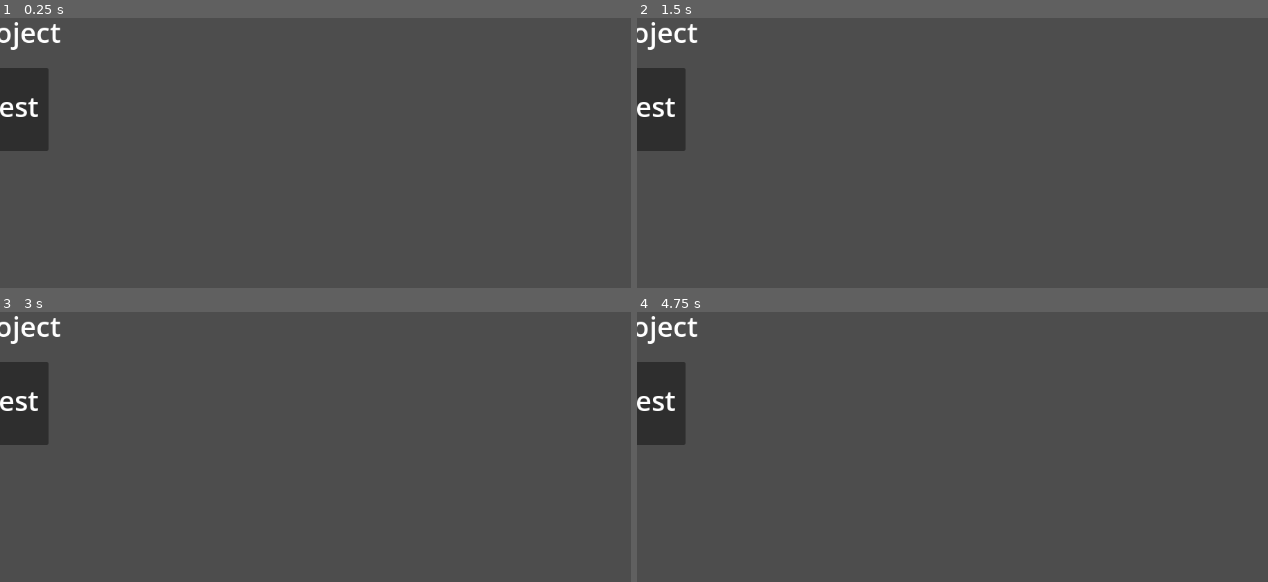
Above: before the commit, frames 1-4 (two rows, left to right).
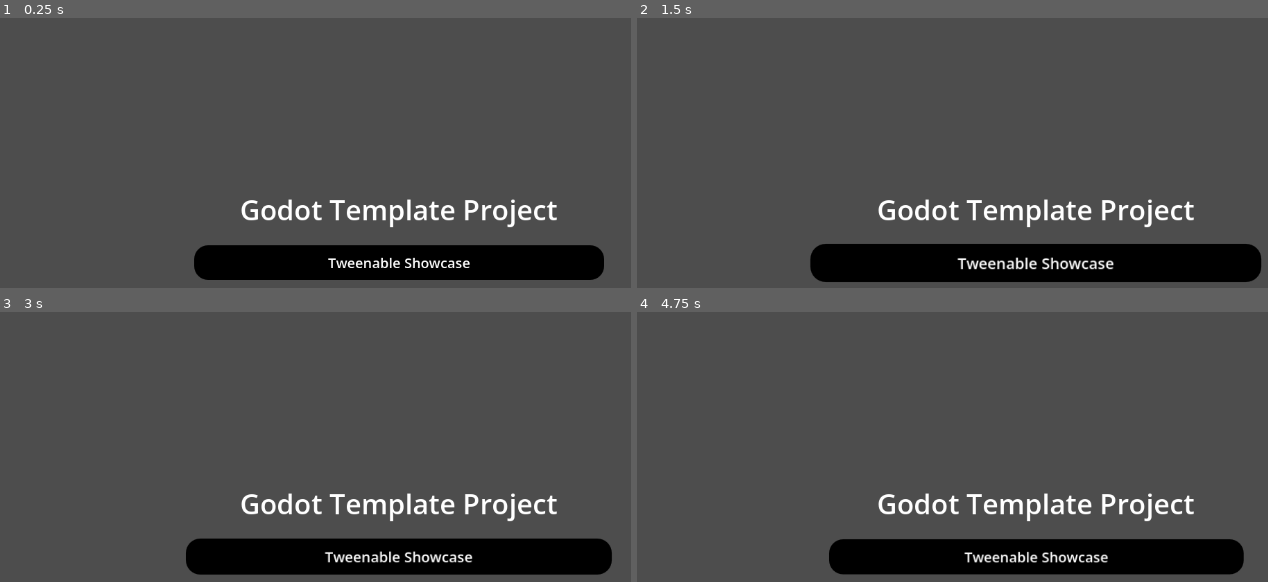
Above: after the commit, the same moments.

Repository: PixelSaver/godot-template
Game: Godot game, scene res://scenes/main.tscn
The game is run twice, just before and just after one commit, with the same random seed, the same clock (stepped at 60 frames per second) and the same inputs.
Inputs (mouse positions are in pixels of both pictures, inside the frame that each line leads up to):
- Up to frame 1 (0.25 s): no input
- Up to frame 2 (1.5 s): click (649, 109) at 0.5 s, where only the run before the commit has a clickable "Test"; click (1034, 263) at 1.25 s, where only the run after the commit has a clickable "[font_size=20]Tweenable Showc…"
- Up to frame 3 (3 s): tap Enter at 2 s; move the mouse to (574, 514) at 2.02 s; hold Right 2.03-2.75 s; tap 1 (1) at 2.1 s; click (574, 514) at 2.17 s; tap 2 (2) at 2.3 s; tap Space at 2.75 s; drag from (239, 557) to (outside the picture) at 2.77 s
- Up to frame 4 (4.75 s): tap Enter at 3.5 s; move the mouse to (1116, 438) at 3.52 s; hold Right 3.53-4.25 s; tap 1 (1) at 3.6 s; click (1116, 438) at 3.67 s; tap 2 (2) at 3.8 s; tap Space at 4.25 s; drag from (outside the picture) to (794, 468) at 4.27 s

The runs differ from the first frame. In frame 1, 13% of the frame differs, in the area x 0-96%, y 1-98%; in frame 2, 14%, in the area x 0-99%, y 1-98%; in frame 3, 13%; in frame 4, 13%.

Commit message:
Scene database

Diff:
--- a/assets/default_theme.tres
+++ b/assets/default_theme.tres
@@ -1,7 +1,22 @@
 [gd_resource type="Theme" format=3 uid="uid://djxds56cenfds"]
+
+[sub_resource type="StyleBoxEmpty" id="StyleBoxEmpty_gkedh"]
+
+[sub_resource type="StyleBoxEmpty" id="StyleBoxEmpty_plx5h"]
+
+[sub_resource type="StyleBoxEmpty" id="StyleBoxEmpty_c7qcy"]
+
+[sub_resource type="StyleBoxEmpty" id="StyleBoxEmpty_rfxp3"]
+
+[sub_resource type="StyleBoxEmpty" id="StyleBoxEmpty_fdur0"]
 
 [resource]
 default_font_size = 40
+Button/styles/disabled = SubResource("StyleBoxEmpty_gkedh")
+Button/styles/focus = SubResource("StyleBoxEmpty_plx5h")
+Button/styles/hover = SubResource("StyleBoxEmpty_c7qcy")
+Button/styles/normal = SubResource("StyleBoxEmpty_rfxp3")
+Button/styles/pressed = SubResource("StyleBoxEmpty_fdur0")
 MarginContainer/constants/margin_bottom = 20
 MarginContainer/constants/margin_left = 20
 MarginContainer/constants/margin_right = 20
--- a/project.godot
+++ b/project.godot
@@ -19,6 +19,7 @@
 
 Global="*uid://cw2cid6mippjr"
 SignalBus="*uid://76heinnvc1fe"
+SceneDatabase="*uid://b7w6r5xa8o86w"
 
 [editor_plugins]
 
--- a/scenes/examples/start_menu.gd
+++ b/scenes/examples/start_menu.gd
@@ -1,18 +1,30 @@
 extends PixelMenu
 class_name StartMenu
 
+@export var buttons: Array[DefaultButton]
 var all_t : Array[Tweenable] = []
 var t: Tween
 
 func _ready() -> void:
 	all_t = get_all_tweenables(self)
+	for but in buttons:
+		but.pressed.connect(_on_button_pressed.bind(but.name))
 
 func _process(_delta: float) -> void:
 	if Input.is_action_just_pressed("1"):
 		print("Stargiing")
 		start_anim()
+
 	elif Input.is_action_just_pressed("2"):
 		end_anim()
 
+func _on_button_pressed(_name:String) -> void:
+	match _name.to_lower():
+		"tweenableshowcase":
+			var tweenable_showcase = SceneDatabase.get_scene(SceneDatabase.Scene.TWEENABLE_SHOWCASE)
+			Global.menu_manager.transition_to_scene(tweenable_showcase)
+		_:
+			push_warning("PixelMenu(%s) failed to find button name <%s>" % [self, _name])
+
 func start_anim() -> void: pass
 func end_anim() -> void: pass
--- a/scenes/examples/start_screen.tscn
+++ b/scenes/examples/start_screen.tscn
@@ -2,6 +2,14 @@
 
 [ext_resource type="Script" uid="uid://cj4pcxg1uy6" path="res://scenes/examples/start_menu.gd" id="1_tx5wa"]
 [ext_resource type="Script" uid="uid://crut4r5gwigu0" path="res://utilities/ui/menus/default_button.gd" id="2_xm27e"]
+
+[sub_resource type="StyleBoxFlat" id="StyleBoxFlat_gkedh"]
+bg_color = Color(0, 0, 0, 1)
+border_color = Color(1, 1, 1, 1)
+corner_radius_top_left = 20
+corner_radius_top_right = 20
+corner_radius_bottom_right = 20
+corner_radius_bottom_left = 20
 
 [node name="StartMenu" type="Control" unique_id=44145697]
 layout_mode = 3
@@ -34,24 +42,39 @@
 
 [node name="MarginContainer" type="MarginContainer" parent="VBoxContainer" unique_id=1523707269]
 layout_mode = 2
+theme_override_constants/margin_left = 50
+theme_override_constants/margin_right = 50
 
 [node name="VBoxContainer" type="VBoxContainer" parent="VBoxContainer/MarginContainer" unique_id=226414497]
 layout_mode = 2
 
-[node name="DefaultButton" type="Button" parent="VBoxContainer/MarginContainer/VBoxContainer" unique_id=323925431]
-custom_minimum_size = Vector2(100, 120)
+[node name="TweenableShowcase" type="Button" parent="VBoxContainer/MarginContainer/VBoxContainer" unique_id=899641483]
+custom_minimum_size = Vector2(150, 50)
 layout_mode = 2
 script = ExtResource("2_xm27e")
 metadata/_custom_type_script = "uid://crut4r5gwigu0"
 
-[node name="@RichTextLabel@87342" type="RichTextLabel" parent="VBoxContainer/MarginContainer/VBoxContainer/DefaultButton" unique_id=107963480]
-clip_contents = false
-layout_mode = 0
+[node name="Panel" type="Panel" parent="VBoxContainer/MarginContainer/VBoxContainer/TweenableShowcase" unique_id=301983209]
+layout_mode = 1
+anchors_preset = 15
 anchor_right = 1.0
 anchor_bottom = 1.0
-offset_right = -8.0
-offset_bottom = -8.0
-text = "Test"
+grow_horizontal = 2
+grow_vertical = 2
+mouse_filter = 1
+theme_override_styles/panel = SubResource("StyleBoxFlat_gkedh")
+
+[node name="@RichTextLabel@98832" type="RichTextLabel" parent="VBoxContainer/MarginContainer/VBoxContainer/TweenableShowcase" unique_id=2120989588]
+clip_contents = false
+layout_mode = 1
+anchors_preset = 15
+anchor_right = 1.0
+anchor_bottom = 1.0
+grow_horizontal = 2
+grow_vertical = 2
+mouse_filter = 2
+bbcode_enabled = true
+text = "[font_size=20]Tweenable Showcase"
 fit_content = true
 scroll_active = false
 shortcut_keys_enabled = false
--- a/scenes/main.tscn
+++ b/scenes/main.tscn
@@ -6,9 +6,11 @@
 
 [node name="PixelMenuManager" type="Control" unique_id=33857186]
 layout_mode = 3
-anchors_preset = 0
-offset_right = 40.0
-offset_bottom = 40.0
+anchors_preset = 15
+anchor_right = 1.0
+anchor_bottom = 1.0
+grow_horizontal = 2
+grow_vertical = 2
 mouse_filter = 1
 theme = ExtResource("1_sugp2")
 script = ExtResource("1_o5qli")
--- /dev/null
+++ b/standalones/scene_database.gd
@@ -0,0 +1,18 @@
+extends Node
+
+const DEFAULT_SCENE = Scene.START
+enum Scene {
+	START,
+	TWEENABLE_SHOWCASE,
+}
+
+var scenes = {
+	Scene.START: preload("res://scenes/examples/start_screen.tscn"),
+	Scene.TWEENABLE_SHOWCASE: preload("res://scenes/examples/tweenable_showcase.tscn"),
+}
+func get_scene(scene:Scene) -> PackedScene:
+	if scenes.has(scene):
+		return scenes.get(scene)
+	else:
+		print("Failed to get scene #(%s), returning scene#(%s)" % [scene, DEFAULT_SCENE])
+		return scenes.get(DEFAULT_SCENE)
--- a/utilities/ui/menus/default_button.gd
+++ b/utilities/ui/menus/default_button.gd
@@ -8,10 +8,9 @@
 	if not Engine.is_editor_hint():
 		return
 	call_deferred("_ensure_label")
-	call_deferred("_apply_min_size")
-func _apply_min_size():
-	self.custom_minimum_size = Vector2(100, 120)
 func _ensure_label():
+	self.custom_minimum_size = Vector2(150, 80)
+
 	for child in get_children():
 		if child is RichTextLabel:
 			return
@@ -23,12 +22,15 @@
 	label.horizontal_alignment = HORIZONTAL_ALIGNMENT_CENTER
 	label.vertical_alignment = VERTICAL_ALIGNMENT_CENTER
 	label.shortcut_keys_enabled = false
-	label.set_anchors_preset(Control.PRESET_FULL_RECT)
 	label.clip_contents = false
 	label.text = "Default Button"
+	label.mouse_filter = Control.MOUSE_FILTER_IGNORE
+	label.bbcode_enabled = true
+	label.set_anchors_preset(Control.PRESET_FULL_RECT)
 
 func _ready() -> void:
 	self.pivot_offset_ratio = Vector2(0.5, 0.5)
+	self.pressed.connect(_on_pressed)
 
 func _notification(what: int) -> void:
 	match what:
@@ -36,6 +38,18 @@
 			_hover()
 		NOTIFICATION_MOUSE_EXIT:
 			_unhover()
+		NOTIFICATION_FOCUS_ENTER:
+			pass
+		NOTIFICATION_FOCUS_EXIT:
+			pass
+
+func _on_pressed() -> void:
+	if t and t.is_running(): t.kill()
+	t = create_tween().set_ease(Tween.EASE_OUT)
+	t.set_trans(Tween.TRANS_QUINT)
+	t.tween_property(self, "scale", Vector2.ONE * 0.95, 0.07)
+	t.tween_property(self, "scale", Vector2.ONE * 1.1, 0.07)
+
 
 func _hover() -> void:
 	if t and t.is_running(): t.kill()
@@ -46,5 +60,5 @@
 func _unhover() -> void:
 	if t and t.is_running(): t.kill()
 	t = create_tween().set_ease(Tween.EASE_OUT)
-	t.set_trans(Tween.TRANS_QUINT).set_parallel(true)
+	t.set_trans(Tween.TRANS_ELASTIC).set_parallel(true)
 	t.tween_property(self, "scale", Vector2.ONE, 0.7)
--- a/utilities/ui/menus/default_button.tscn
+++ b/utilities/ui/menus/default_button.tscn
@@ -4,12 +4,20 @@
 [ext_resource type="Script" uid="uid://crut4r5gwigu0" path="res://utilities/ui/menus/default_button.gd" id="2_7bue3"]
 
 [node name="DefaultButton" type="Button" unique_id=418678843]
-custom_minimum_size = Vector2(100, 50)
+custom_minimum_size = Vector2(150, 80)
 offset_right = 8.0
 offset_bottom = 8.0
 offset_transform_enabled = true
 theme = ExtResource("1_xj5wx")
 script = ExtResource("2_7bue3")
+
+[node name="Panel" type="Panel" parent="." unique_id=1658823270]
+layout_mode = 1
+anchors_preset = 15
+anchor_right = 1.0
+anchor_bottom = 1.0
+grow_horizontal = 2
+grow_vertical = 2
 
 [node name="Text" type="RichTextLabel" parent="." unique_id=1745176857]
 clip_contents = false
Not shown, added: standalones/scene_database.gd.uid
